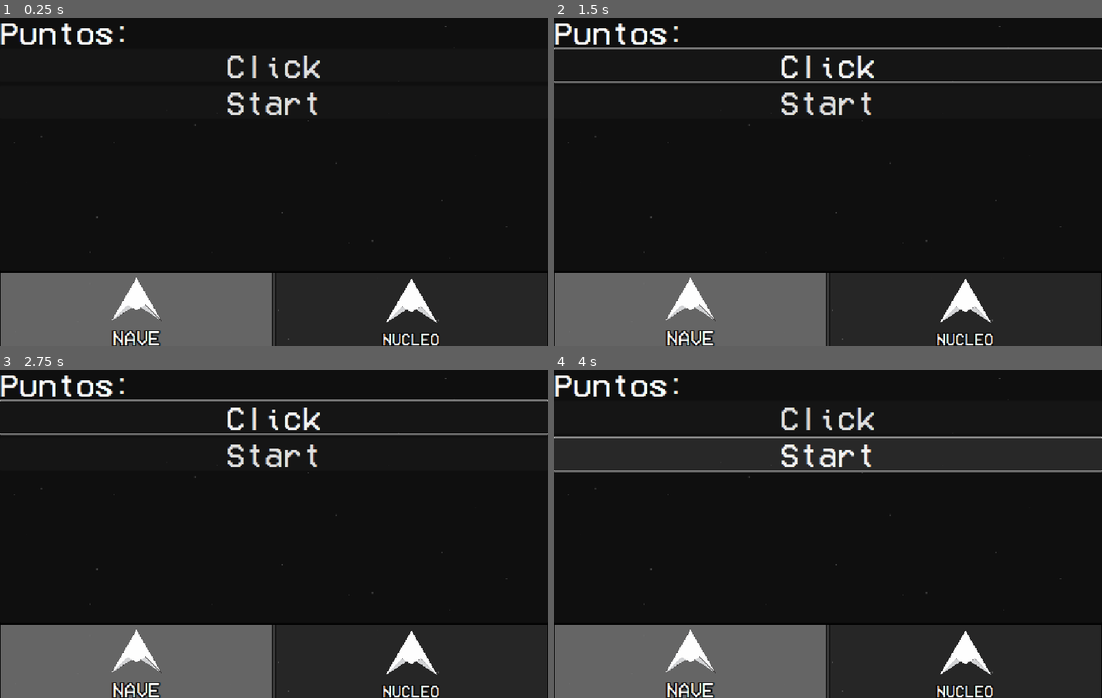
Above: before the commit, frames 1-4 (two rows, left to right).
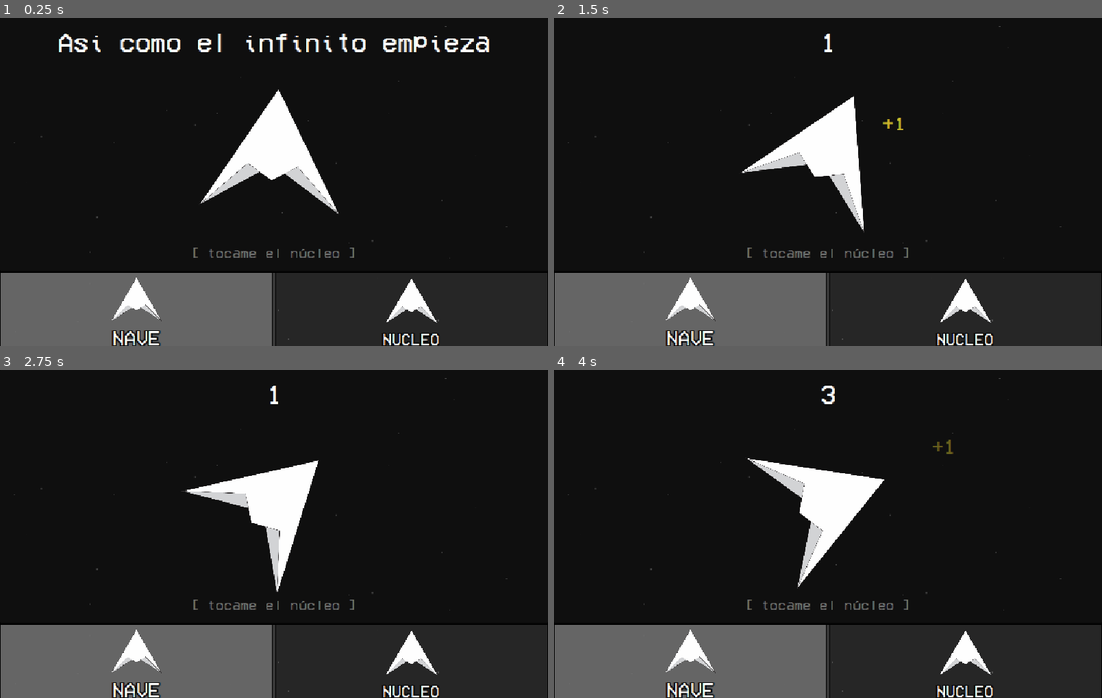
Above: after the commit, the same moments.

Repository: Maretesus666/Apeiron
Game: Godot game, scene res://scenes/Hub.tscn
The game is run twice, just before and just after one commit, with the same random seed, the same clock (stepped at 60 frames per second) and the same inputs. This scene is started directly instead of the project's main scene.
Inputs (mouse positions are in pixels of both pictures, inside the frame that each line leads up to):
- Up to frame 1 (0.25 s): no input
- Up to frame 2 (1.5 s): click (828, 63) at 0.5 s, where only the run before the commit has a clickable "Click"; click (828, 149) at 1.27 s
- Up to frame 3 (2.75 s): click (137, 661) at 2.02 s
- Up to frame 4 (4 s): click (828, 455) at 2.75 s, where only the run before the commit has a clickable "Start"; click (828, 455) at 3.5 s, where only the run before the commit has a clickable "Start"

The runs differ from the first frame. In frame 1, 6.2% of the frame differs, in the area x 0-90%, y 1-74%; in frame 2, 6.1%; in frame 3, 6.1%; in frame 4, 15%, in the area x 0-100%, y 1-74%.

Commit message:
empiezo a hacer el clicker y le subi mucho la velocidad

Diff:
--- a/apeiron-godot/scenes/Hub.tscn
+++ b/apeiron-godot/scenes/Hub.tscn
@@ -1,9 +1,10 @@
-[gd_scene load_steps=23 format=3 uid="uid://c01db0i7tgm2d"]
+[gd_scene load_steps=24 format=3 uid="uid://c01db0i7tgm2d"]
 
 [ext_resource type="Script" uid="uid://dntkixgnexo5x" path="res://scripts/hub.gd" id="1_wi61l"]
 [ext_resource type="Script" uid="uid://nn6rx2sec51g" path="res://scripts/background_generator.gd" id="2_1t77w"]
 [ext_resource type="FontFile" uid="uid://bjkvctpyibltk" path="res://assets/fonts/ultrakill.ttf" id="2_7f5op"]
 [ext_resource type="Shader" uid="uid://cvu8ucill03dy" path="res://shaders/menu.gdshader" id="3_tm630"]
+[ext_resource type="Script" uid="uid://mvfa7t62eqnm" path="res://scenes/nucleo.gd" id="4_tm630"]
 [ext_resource type="Texture2D" uid="uid://dsqmf3qkp4ovd" path="res://assets/sprites/nave.png" id="6_tm630"]
 
 [sub_resource type="ShaderMaterial" id="ShaderMaterial_hnc56"]
@@ -374,42 +375,39 @@
 size_flags_vertical = 3
 theme_override_constants/separation = 0
 
-[node name="PanelContainer" type="PanelContainer" parent="ContenedorBotones/ScrollContainer/HBoxContainer"]
+[node name="nucleo" type="PanelContainer" parent="ContenedorBotones/ScrollContainer/HBoxContainer"]
 custom_minimum_size = Vector2(1080, 0)
 layout_mode = 2
 size_flags_horizontal = 6
 mouse_filter = 2
 theme_override_styles/panel = SubResource("StyleBoxFlat_1t77w")
-
-[node name="VBoxContainer" type="VBoxContainer" parent="ContenedorBotones/ScrollContainer/HBoxContainer/PanelContainer"]
-layout_mode = 2
-
-[node name="PointsLabel" type="Label" parent="ContenedorBotones/ScrollContainer/HBoxContainer/PanelContainer/VBoxContainer"]
-layout_mode = 2
-theme_override_fonts/font = ExtResource("2_7f5op")
-theme_override_font_sizes/font_size = 64
-text = "Puntos:"
-
-[node name="ClickButton" type="Button" parent="ContenedorBotones/ScrollContainer/HBoxContainer/PanelContainer/VBoxContainer"]
+script = ExtResource("4_tm630")
+
+[node name="Clicker" type="VBoxContainer" parent="ContenedorBotones/ScrollContainer/HBoxContainer/nucleo"]
+layout_mode = 2
+
+[node name="ClickButton" type="Button" parent="ContenedorBotones/ScrollContainer/HBoxContainer/nucleo/Clicker"]
+visible = false
 texture_repeat = 1
 layout_mode = 2
 theme_override_fonts/font = ExtResource("2_7f5op")
 theme_override_font_sizes/font_size = 64
 text = "Click"
 
-[node name="UpgradesContainer" type="VBoxContainer" parent="ContenedorBotones/ScrollContainer/HBoxContainer/PanelContainer/VBoxContainer"]
-layout_mode = 2
-
-[node name="StartGameButton" type="Button" parent="ContenedorBotones/ScrollContainer/HBoxContainer/PanelContainer/VBoxContainer"]
+[node name="StartGameButton" type="Button" parent="ContenedorBotones/ScrollContainer/HBoxContainer/nucleo/Clicker"]
+visible = false
 layout_mode = 2
 theme_override_fonts/font = ExtResource("2_7f5op")
 theme_override_font_sizes/font_size = 64
 text = "Start"
 
-[node name="ClickUpgradesContainer" type="VBoxContainer" parent="ContenedorBotones/ScrollContainer/HBoxContainer/PanelContainer/VBoxContainer"]
-layout_mode = 2
-
-[node name="ShipUpgradesContainer" type="VBoxContainer" parent="ContenedorBotones/ScrollContainer/HBoxContainer/PanelContainer/VBoxContainer"]
+[node name="UpgradesContainer" type="VBoxContainer" parent="ContenedorBotones/ScrollContainer/HBoxContainer/nucleo/Clicker"]
+layout_mode = 2
+
+[node name="ClickUpgradesContainer" type="VBoxContainer" parent="ContenedorBotones/ScrollContainer/HBoxContainer/nucleo/Clicker"]
+layout_mode = 2
+
+[node name="ShipUpgradesContainer" type="VBoxContainer" parent="ContenedorBotones/ScrollContainer/HBoxContainer/nucleo/Clicker"]
 layout_mode = 2
 
 [node name="PanelContainer2" type="PanelContainer" parent="ContenedorBotones/ScrollContainer/HBoxContainer"]
--- /dev/null
+++ b/apeiron-godot/scenes/nucleo.gd
@@ -0,0 +1,133 @@
+extends PanelContainer
+
+# — Config —
+@export var rotation_speed: float = 0.3
+@export var click_scale_amount: float = 0.88
+@export var base_points_per_click: int = 1
+
+# — Nodos creados en código —
+var nucleo_sprite: TextureRect
+var points_label: Label
+var auto_click_timer: float = 0.0
+
+func _ready() -> void:
+	_build_ui()
+	UpgradeManager.clicker_points_changed.connect(_on_points_changed)
+
+func _build_ui() -> void:
+	# Margen exterior
+	var margin := MarginContainer.new()
+	margin.add_theme_constant_override("margin_left",  24)
+	margin.add_theme_constant_override("margin_right", 24)
+	margin.add_theme_constant_override("margin_top",   24)
+	margin.add_theme_constant_override("margin_bottom",24)
+	margin.set_anchors_and_offsets_preset(Control.PRESET_FULL_RECT)
+	add_child(margin)
+
+	var vbox := VBoxContainer.new()
+	vbox.add_theme_constant_override("separation", 16)
+	margin.add_child(vbox)
+
+	# — Label de puntos —
+	points_label = Label.new()
+	points_label.horizontal_alignment = HORIZONTAL_ALIGNMENT_CENTER
+	points_label.add_theme_font_override("font", load("res://assets/fonts/ultrakill.ttf"))
+	points_label.add_theme_font_size_override("font_size", 52)
+	points_label.text = "Asi como el infinito empieza"
+	vbox.add_child(points_label)
+
+	# — Centro: sprite clickeable —
+	var center := CenterContainer.new()
+	center.size_flags_vertical = Control.SIZE_EXPAND_FILL
+	vbox.add_child(center)
+
+	# Control que actúa de pivot para la rotación
+	var pivot := Control.new()
+	pivot.custom_minimum_size = Vector2(280, 280)
+	center.add_child(pivot)
+
+	# TextureRect del núcleo (usamos nave.png hasta que tengas el sprite real)
+	nucleo_sprite = TextureRect.new()
+	nucleo_sprite.texture = load("res://assets/sprites/nave.png")
+	nucleo_sprite.expand_mode = TextureRect.EXPAND_IGNORE_SIZE
+	nucleo_sprite.stretch_mode = TextureRect.STRETCH_KEEP_ASPECT_CENTERED
+	nucleo_sprite.set_anchors_and_offsets_preset(Control.PRESET_FULL_RECT)
+	nucleo_sprite.texture_filter = CanvasItem.TEXTURE_FILTER_LINEAR
+	nucleo_sprite.mouse_filter = Control.MOUSE_FILTER_IGNORE
+	pivot.add_child(nucleo_sprite)
+
+	# Botón invisible encima para capturar clicks
+	var btn := Button.new()
+	btn.set_anchors_and_offsets_preset(Control.PRESET_FULL_RECT)
+	btn.focus_mode = Control.FOCUS_NONE
+	# Estilos transparentes
+	var empty := StyleBoxEmpty.new()
+	btn.add_theme_stylebox_override("normal",        empty)
+	btn.add_theme_stylebox_override("hover",         empty)
+	btn.add_theme_stylebox_override("pressed",       empty)
+	btn.add_theme_stylebox_override("focus",         empty)
+	btn.add_theme_stylebox_override("disabled",      empty)
+	btn.pressed.connect(_on_nucleo_clicked)
+	pivot.add_child(btn)
+
+	# — Label "clickeame" debajo —
+	var hint := Label.new()
+	hint.horizontal_alignment = HORIZONTAL_ALIGNMENT_CENTER
+	hint.add_theme_font_override("font", load("res://assets/fonts/ultrakill.ttf"))
+	hint.add_theme_font_size_override("font_size", 28)
+	hint.add_theme_color_override("font_color", Color(1, 1, 1, 0.4))
+	hint.text = "[ tocame el núcleo ]"
+	vbox.add_child(hint)
+
+func _process(delta: float) -> void:
+	# Rotación lenta
+	if nucleo_sprite:
+		nucleo_sprite.pivot_offset = nucleo_sprite.size / 2.0
+		nucleo_sprite.rotation += rotation_speed * delta
+
+	# Auto-clicker si tiene el upgrade
+	var auto_speed := UpgradeManager.get_clicker_stat("auto_clicker_speed")
+	if auto_speed > 0:
+		auto_click_timer += delta
+		if auto_click_timer >= 1.0 / auto_speed:
+			auto_click_timer = 0.0
+			_add_points(false)
+
+func _on_nucleo_clicked() -> void:
+	_add_points(true)
+	_animate_click()
+
+func _add_points(show_fx: bool) -> void:
+	var value := base_points_per_click + int(UpgradeManager.get_clicker_stat("points_per_click"))
+	UpgradeManager.add_clicker_points(value)
+	if show_fx:
+		_spawn_float_label(value)
+
+func _animate_click() -> void:
+	if not nucleo_sprite:
+		return
+	var tween := create_tween()
+	tween.set_trans(Tween.TRANS_SINE).set_ease(Tween.EASE_OUT)
+	tween.tween_property(nucleo_sprite, "scale", Vector2.ONE * click_scale_amount, 0.07)
+	tween.tween_property(nucleo_sprite, "scale", Vector2.ONE,                       0.12)
+
+func _spawn_float_label(value: int) -> void:
+	if not nucleo_sprite:
+		return
+	var lbl := Label.new()
+	lbl.text = "+%d" % value
+	lbl.add_theme_font_override("font", load("res://assets/fonts/ultrakill.ttf"))
+	lbl.add_theme_font_size_override("font_size", 40)
+	lbl.add_theme_color_override("font_color", Color(1, 0.9, 0.2))
+	var center_pos := nucleo_sprite.global_position + nucleo_sprite.size / 2.0
+	center_pos += Vector2(randf_range(-60, 60), randf_range(-40, 0))
+	lbl.global_position = center_pos
+	get_tree().root.add_child(lbl)
+	var tw := lbl.create_tween().set_parallel(true)
+	tw.tween_property(lbl, "position:y", lbl.position.y - 90, 0.7)
+	tw.tween_property(lbl, "modulate:a", 0.0, 0.7)
+	tw.chain().tween_callback(lbl.queue_free)
+
+func _on_points_changed(new_points: int) -> void:
+	if points_label:
+		points_label.text = "%d" % new_points
--- a/apeiron-godot/scripts/enemigo.gd
+++ b/apeiron-godot/scripts/enemigo.gd
@@ -1,7 +1,7 @@
 extends Area2D
 
-@export var acceleration: float = 400.0
-@export var max_speed: float = 800.0
+@export var acceleration: float = 4000.0
+@export var max_speed: float = 3000.0
 @export var friction: float = 0.0
 @export var rotation_speed: float =  5.0
 @export var health = 3
--- a/apeiron-godot/scripts/jugador.gd
+++ b/apeiron-godot/scripts/jugador.gd
@@ -1,7 +1,7 @@
 extends CharacterBody2D
 
-@export var base_acceleration: float = 700.0
-@export var base_max_speed: float = 2100.0
+@export var base_acceleration: float = 7000.0
+@export var base_max_speed: float = 21000.0
 @export var friction: float = 0.0
 @export var rotation_speed: float = 5.0
 @export var base_max_health: int = 5
Not shown, added: apeiron-godot/scenes/nucleo.gd.uid
